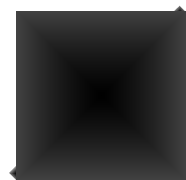
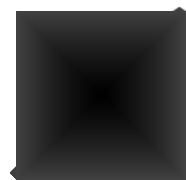
Two versions of the same layered image (186px x 180px). Layer-by-layer changes:
painted on "Shape 2 copy", unmasked it over [171, 6, 186, 11]
painted on "Shape 2", unmasked it over [10, 167, 16, 180]
